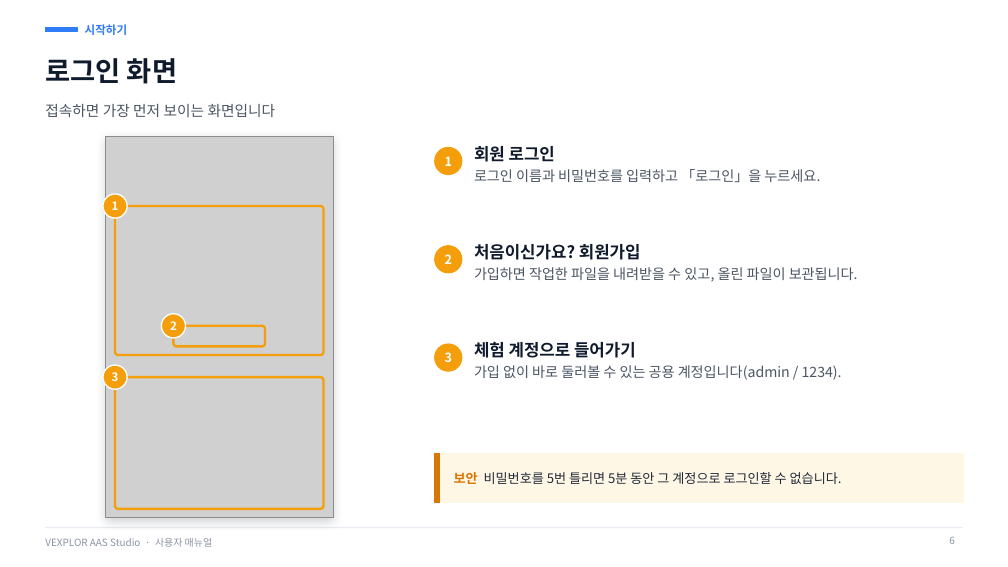
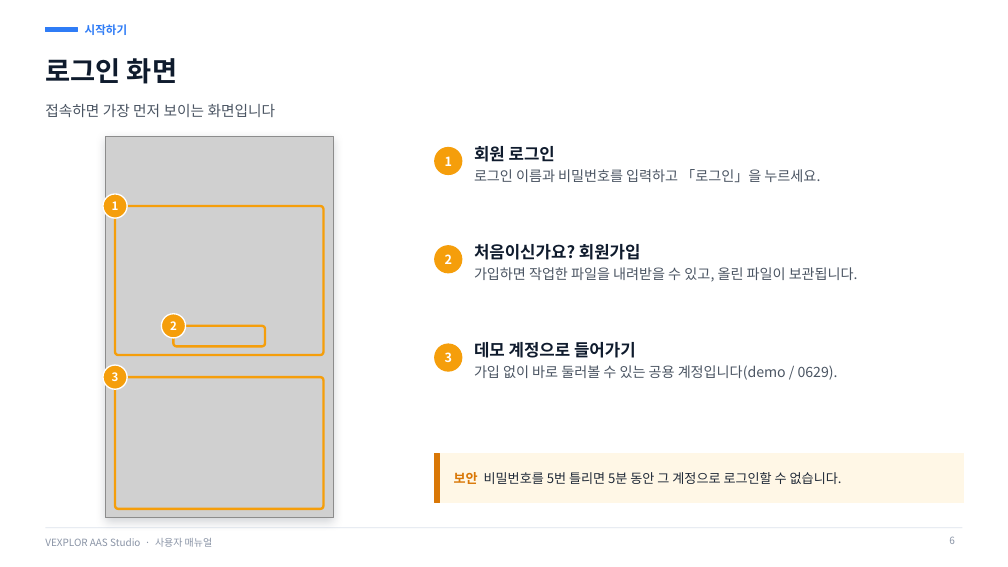
Before and after one commit to waceinc/vexplor-aas, a slide deck: slide 6 of VEXPLOR_AAS_Studio_user_manual.pptx. Drawn at 1008x567 pixels with LibreOffice and Linux fonts; fonts in the diff are those of the drawing; grey boxes stand for pictures. Boxes give left, top, right and bottom in pixels: in the first picture for what was removed or moved away, otherwise in the second. Text is boxed around its words. In the diff, an @@ line names an element or a change of style, - is before the commit and + after.

Commit message:
소개 페이지 — 데모 계정 demo / 0629 · 로그인 그림 · 사용자 매뉴얼 새 판

```diff
--- a/VEXPLOR_AAS_Studio_user_manual.pptx
+++ b/VEXPLOR_AAS_Studio_user_manual.pptx
@@ text at (474,342,838,380): text changed @@
-체험 계정으로 들어가기
-가입 없이 바로 둘러볼 수 있는 공용 계정입니다(admin / 1234).
+데모 계정으로 들어가기
+가입 없이 바로 둘러볼 수 있는 공용 계정입니다(demo / 0629).
```
Also in this commit, not shown: 11 other slides changed, 1 slide added, 2 other files.
